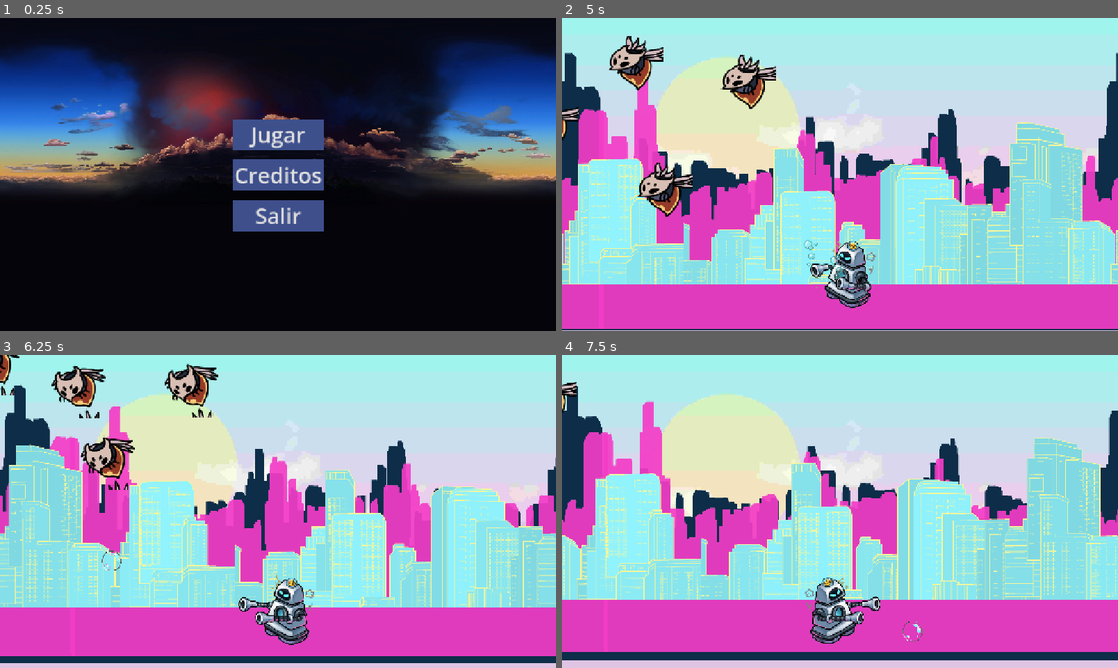
Above: before the commit, frames 1-4 (two rows, left to right).
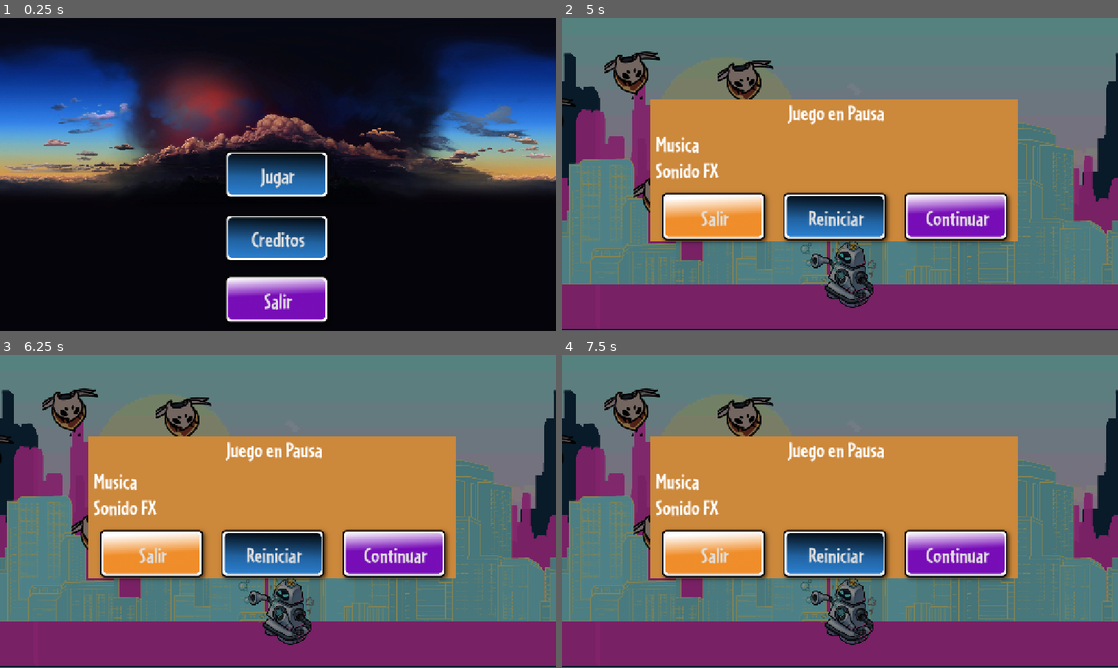
Above: after the commit, the same moments.

Repository: asdrome/bubbletron
Game: Godot game, scene res://Escenas/main.tscn
Two runs of this game, one before a commit and one after it. Both use one fixed random seed, a clock stepped at 60 frames per second and the inputs below.
Inputs (mouse positions are in pixels of both pictures, inside the frame that each line leads up to):
- Up to frame 1 (0.25 s): no input
- Up to frame 2 (5 s): click "Jugar" at 0.5 s; move the mouse to (962, 158) at 1.27 s; press the mouse at (962, 158) at 1.28 s; hold D (right) 1.28-2.03 s; move the mouse to (728, 190) at 2.02 s; release the mouse at (728, 190) at 2.03 s; hold S (down) 2.03-2.78 s; tap Shift (spin) at 2.1, 3.6 s; move the mouse to (895, 105) at 2.77 s; press the mouse at (895, 105) at 2.78 s; hold D (right) 2.78-3.53 s; move the mouse to (812, 237) at 3.52 s; release the mouse at (812, 237) at 3.53 s; hold W (up) 3.53-4.28 s; move the mouse to (1006, 221) at 4.27 s; press the mouse at (1006, 221) at 4.28 s; hold A (left) from 4.28 s (still down); tap Escape (ui_cancel) at 4.9 s
- Up to frame 3 (6.25 s): move the mouse to (111, 464) at 5.02 s; release the mouse at (111, 464) at 5.03 s; tap Shift (spin) at 5.1 s; move the mouse to (305, 511) at 5.77 s; release A (left) at 5.78 s; press the mouse at (305, 511) at 5.78 s; hold S (down) from 5.78 s (still down)
- Up to frame 4 (7.5 s): move the mouse to (756, 433) at 6.52 s; release S (down) at 6.53 s; release the mouse at (756, 433) at 6.53 s; hold D (right) 6.53-7.28 s; tap Shift (spin) at 6.6 s; move the mouse to (962, 495) at 7.27 s; press the mouse at (962, 495) at 7.28 s; hold W (up) from 7.28 s (still down)

The runs differ from the first frame. In frame 1, 10% of the frame differs, in the area x 40-59%, y 32-98%; in frame 2, 99%; in frame 3, 100%; in frame 4, 100%, in the area x 0-100%, y 0-100%.

Commit message:
Menú y Pausa
-Se modificó el menú, cambiando botones y la tipografía.
-Se añadió la escena de pausa
-Se añadieron los botones para control

Diff:
--- a/Escenas/IU/menu.tscn
+++ b/Escenas/IU/menu.tscn
@@ -1,10 +1,10 @@
-[gd_scene load_steps=6 format=3 uid="uid://dm0ye7cy0rr66"]
+[gd_scene load_steps=8 format=3 uid="uid://dm0ye7cy0rr66"]
 
 [ext_resource type="Script" uid="uid://bujtnfyqbii7t" path="res://Escenas/IU/menu.gd" id="1_v3o73"]
 [ext_resource type="Texture2D" uid="uid://drmn2mgtj5cgm" path="res://Assets/IU/Fondo.jpeg" id="1_yptop"]
-
-[sub_resource type="StyleBoxFlat" id="StyleBoxFlat_p25xy"]
-bg_color = Color(0.244351, 0.311643, 0.550009, 1)
+[ext_resource type="FontFile" uid="uid://q64qy8xt5s54" path="res://Assets/IU/Cafeteria-Bold.otf" id="3_un3wq"]
+[ext_resource type="Texture2D" uid="uid://dgesoumyld68n" path="res://Assets/IU/Boton2.png" id="4_q7f15"]
+[ext_resource type="Texture2D" uid="uid://c6va407ft45m2" path="res://Assets/IU/Boton3.png" id="5_e28rs"]
 
 [sub_resource type="StyleBoxFlat" id="StyleBoxFlat_17m5t"]
 bg_color = Color(0.243137, 0.309804, 0.54902, 1)
@@ -42,36 +42,50 @@
 
 [node name="VBoxContainer" type="VBoxContainer" parent="."]
 layout_mode = 1
-anchors_preset = 8
+anchors_preset = 7
 anchor_left = 0.5
-anchor_top = 0.5
+anchor_top = 1.0
 anchor_right = 0.5
-anchor_bottom = 0.5
-offset_left = -104.0
-offset_top = -66.0
-offset_right = 104.0
-offset_bottom = 66.0
+anchor_bottom = 1.0
+offset_left = -137.5
+offset_top = -430.0
+offset_right = 137.5
 grow_horizontal = 2
-grow_vertical = 2
-theme_override_constants/separation = 22
+grow_vertical = 0
 
 [node name="Jugar" type="Button" parent="VBoxContainer"]
 layout_mode = 2
+theme_override_fonts/font = ExtResource("3_un3wq")
 theme_override_font_sizes/font_size = 50
-theme_override_styles/normal = SubResource("StyleBoxFlat_p25xy")
 text = "Jugar"
+icon = ExtResource("4_q7f15")
+flat = true
+autowrap_mode = 2
+icon_alignment = 1
 
 [node name="Creditos" type="Button" parent="VBoxContainer"]
 layout_mode = 2
+theme_override_fonts/font = ExtResource("3_un3wq")
 theme_override_font_sizes/font_size = 50
 theme_override_styles/normal = SubResource("StyleBoxFlat_17m5t")
 text = "Creditos"
+icon = ExtResource("4_q7f15")
+flat = true
+autowrap_mode = 2
+clip_text = true
+icon_alignment = 1
 
 [node name="Salir" type="Button" parent="VBoxContainer"]
 layout_mode = 2
+theme_override_fonts/font = ExtResource("3_un3wq")
 theme_override_font_sizes/font_size = 50
 theme_override_styles/normal = SubResource("StyleBoxFlat_cp3rd")
 text = "Salir"
+icon = ExtResource("5_e28rs")
+flat = true
+autowrap_mode = 2
+clip_text = true
+icon_alignment = 1
 
 [connection signal="pressed" from="VBoxContainer/Jugar" to="." method="_on_jugar_pressed"]
 [connection signal="pressed" from="VBoxContainer/Creditos" to="." method="_on_creditos_pressed"]
--- /dev/null
+++ b/Escenas/IU/pausa.tscn
@@ -0,0 +1,126 @@
+[gd_scene load_steps=7 format=3 uid="uid://dfkdr2v5o17ij"]
+
+[ext_resource type="Script" uid="uid://d3huh7wikfiju" path="res://pausa.gd" id="1_bq1m0"]
+[ext_resource type="Texture2D" uid="uid://c36x65u3y37i" path="res://Assets/IU/Boton1.png" id="2_3imym"]
+[ext_resource type="FontFile" uid="uid://q64qy8xt5s54" path="res://Assets/IU/Cafeteria-Bold.otf" id="2_tlc23"]
+[ext_resource type="Texture2D" uid="uid://dgesoumyld68n" path="res://Assets/IU/Boton2.png" id="4_aj718"]
+[ext_resource type="Texture2D" uid="uid://c6va407ft45m2" path="res://Assets/IU/Boton3.png" id="5_0htx6"]
+
+[sub_resource type="StyleBoxFlat" id="StyleBoxFlat_bq1m0"]
+bg_color = Color(0.799865, 0.535119, 0.232778, 1)
+
+[node name="Pausa" type="CanvasLayer"]
+script = ExtResource("1_bq1m0")
+
+[node name="ColorRect" type="ColorRect" parent="."]
+anchors_preset = 15
+anchor_right = 1.0
+anchor_bottom = 1.0
+grow_horizontal = 2
+grow_vertical = 2
+color = Color(0.0214346, 0.0214346, 0.0214346, 0.478431)
+
+[node name="Panel" type="Panel" parent="."]
+offset_left = 201.0
+offset_top = 187.0
+offset_right = 1050.0
+offset_bottom = 514.0
+theme_override_styles/panel = SubResource("StyleBoxFlat_bq1m0")
+
+[node name="Label" type="Label" parent="Panel"]
+offset_left = 14.0
+offset_top = 2.0
+offset_right = 847.0
+offset_bottom = 58.0
+theme_override_fonts/font = ExtResource("2_tlc23")
+theme_override_font_sizes/font_size = 50
+text = "Juego en Pausa"
+horizontal_alignment = 1
+
+[node name="VBoxContainer" type="VBoxContainer" parent="Panel"]
+layout_mode = 1
+anchors_preset = 8
+anchor_left = 0.5
+anchor_top = 0.5
+anchor_right = 0.5
+anchor_bottom = 0.5
+offset_left = -410.5
+offset_top = -131.5
+offset_right = 422.5
+offset_bottom = 182.5
+grow_horizontal = 2
+grow_vertical = 2
+
+[node name="Espacio" type="VBoxContainer" parent="Panel/VBoxContainer"]
+custom_minimum_size = Vector2(0, 40)
+layout_mode = 2
+
+[node name="HBoxMusica" type="HBoxContainer" parent="Panel/VBoxContainer"]
+layout_mode = 2
+
+[node name="Musica" type="Label" parent="Panel/VBoxContainer/HBoxMusica"]
+layout_mode = 2
+theme_override_fonts/font = ExtResource("2_tlc23")
+theme_override_font_sizes/font_size = 50
+text = "Musica"
+
+[node name="BarraVolumen" type="TextureProgressBar" parent="Panel/VBoxContainer/HBoxMusica"]
+layout_mode = 2
+
+[node name="HBoxSFX" type="HBoxContainer" parent="Panel/VBoxContainer"]
+layout_mode = 2
+
+[node name="Sonido FX" type="Label" parent="Panel/VBoxContainer/HBoxSFX"]
+layout_mode = 2
+theme_override_fonts/font = ExtResource("2_tlc23")
+theme_override_font_sizes/font_size = 50
+text = "Sonido FX"
+
+[node name="BarraVolumenSFX" type="TextureProgressBar" parent="Panel/VBoxContainer/HBoxSFX"]
+layout_mode = 2
+
+[node name="Espacio2" type="VBoxContainer" parent="Panel/VBoxContainer"]
+layout_mode = 2
+
+[node name="HBoxBotones" type="HBoxContainer" parent="Panel/VBoxContainer"]
+layout_mode = 2
+alignment = 1
+
+[node name="Salir" type="Button" parent="Panel/VBoxContainer/HBoxBotones"]
+layout_mode = 2
+theme_override_fonts/font = ExtResource("2_tlc23")
+theme_override_font_sizes/font_size = 50
+text = "Salir"
+icon = ExtResource("2_3imym")
+flat = true
+autowrap_mode = 2
+clip_text = true
+icon_alignment = 1
+
+[node name="Reiniciar" type="Button" parent="Panel/VBoxContainer/HBoxBotones"]
+layout_mode = 2
+theme_override_fonts/font = ExtResource("2_tlc23")
+theme_override_font_sizes/font_size = 50
+text = "Reiniciar"
+icon = ExtResource("4_aj718")
+flat = true
+autowrap_mode = 2
+clip_text = true
+icon_alignment = 1
+
+[node name="Continuar" type="Button" parent="Panel/VBoxContainer/HBoxBotones"]
+layout_mode = 2
+theme_override_fonts/font = ExtResource("2_tlc23")
+theme_override_font_sizes/font_size = 50
+text = "Continuar"
+icon = ExtResource("5_0htx6")
+flat = true
+autowrap_mode = 2
+clip_text = true
+icon_alignment = 1
+
+[node name="ColorRect2" type="ColorRect" parent="Panel/VBoxContainer"]
+visible = false
+layout_mode = 2
+size_flags_vertical = 3
+color = Color(0.535346, 0.907933, 0.689082, 0.478431)
--- a/Escenas/main.gd
+++ b/Escenas/main.gd
@@ -3,9 +3,11 @@
 var starting_scene = preload("res://Escenas/Escenarios/Dia.tscn")
 
 @onready var current_scene = $Menu
+@onready var pausa = preload("res://Escenas/IU/pausa.tscn").instantiate()
 
 func _ready() -> void:
-	pass
+	add_child(pausa)
+	pausa.visible = false  # Oculta la pausa inicialmente
 
 
 func _on_menu_quit() -> void:
@@ -27,3 +29,11 @@
 	current_scene.queue_free()
 	current_scene = $Menu
 	$Menu.visible = true
+
+func _input(event):
+	# Detecta si el jugador presiona ESC para pausar o reanudar
+	if event.is_action_pressed("ui_cancel"):  # 'ui_cancel' es el predeterminado para ESC
+		if not get_tree().paused:
+			pausa.pausar_juego()
+		else:
+			pausa.reanudar_juego()
--- /dev/null
+++ b/pausa.gd
@@ -0,0 +1,52 @@
+extends CanvasLayer
+
+# Variables para controlar el audio
+@export var musica: AudioStreamPlayer
+@export var efectos: AudioStreamPlayer
+
+# Referencias a las barras de progreso
+#onready var barra_musica = $Panel/VBoxContainer/HBoxContainer/TextureProgress
+#onready var barra_efectos = $Panel/VBoxContainer/HBoxContainer2/TextureProgress
+
+#func _ready():
+	# Inicializar las barras con el volumen actual
+#	barra_musica.value = musica.volume_db
+#	barra_efectos.value = efectos.volume_db
+
+# Conecta los botones de la interfaz
+@onready var boton_guardar = $Panel/VBoxContainer/HBoxBotones/Salir
+@onready var boton_reintentar = $Panel/VBoxContainer/HBoxBotones/Reiniciar
+@onready var boton_reanudar = $Panel/VBoxContainer/HBoxBotones/Continuar
+
+
+# Función para pausar el juego
+func pausar_juego():
+	get_tree().paused = true
+	visible = true  # Muestra la escena de pausa
+
+# Función para reanudar el juego
+func reanudar_juego():
+	get_tree().paused = false
+	visible = false  # Oculta la escena de pausa
+
+# Función para ajustar el volumen de la música
+func ajustar_musica(value):
+	musica.volume_db = value
+
+# Función para ajustar el volumen de los efectos
+func ajustar_efectos(value):
+	efectos.volume_db = value
+
+# Conecta las señales de los botones
+func _on_SaveAndExit_pressed():
+	print("Guardar y salir del juego")
+	# Implementa lógica para guardar el progreso y cerrar la aplicación
+	get_tree().quit()
+
+
+func _on_Retry_pressed():
+	print("Reiniciar el nivel")
+	get_tree().reload_current_scene()
+
+func _on_Resume_pressed():
+	reanudar_juego()
--- a/project.godot
+++ b/project.godot
@@ -11,7 +11,7 @@
 [application]
 
 config/name="Bubblebot"
-run/main_scene="uid://df0xn1f7dno1f"
+run/main_scene="uid://c18d6ysrfgnjv"
 config/features=PackedStringArray("4.4", "GL Compatibility")
 config/icon="res://icon.svg"
 
@@ -27,35 +27,41 @@
 "deadzone": 0.2,
 "events": [Object(InputEventKey,"resource_local_to_scene":false,"resource_name":"","device":-1,"window_id":0,"alt_press …(191 unchanged characters)…
 , Object(InputEventKey,"resource_local_to_scene":false,"resource_name":"","device":-1,"window_id":0,"alt_pressed":false …(186 unchanged characters)…
+, Object(InputEventJoypadMotion,"resource_local_to_scene":false,"resource_name":"","device":-1,"axis":0,"axis_value":-1.0,"script":null)
 ]
 }
 right={
 "deadzone": 0.2,
 "events": [Object(InputEventKey,"resource_local_to_scene":false,"resource_name":"","device":-1,"window_id":0,"alt_press …(192 unchanged characters)…
 , Object(InputEventKey,"resource_local_to_scene":false,"resource_name":"","device":-1,"window_id":0,"alt_pressed":false …(186 unchanged characters)…
+, Object(InputEventJoypadMotion,"resource_local_to_scene":false,"resource_name":"","device":-1,"axis":0,"axis_value":1.0,"script":null)
 ]
 }
 up={
 "deadzone": 0.2,
 "events": [Object(InputEventKey,"resource_local_to_scene":false,"resource_name":"","device":-1,"window_id":0,"alt_press …(192 unchanged characters)…
 , Object(InputEventKey,"resource_local_to_scene":false,"resource_name":"","device":-1,"window_id":0,"alt_pressed":false …(186 unchanged characters)…
+, Object(InputEventJoypadMotion,"resource_local_to_scene":false,"resource_name":"","device":-1,"axis":1,"axis_value":-1.0,"script":null)
 ]
 }
 down={
 "deadzone": 0.2,
 "events": [Object(InputEventKey,"resource_local_to_scene":false,"resource_name":"","device":-1,"window_id":0,"alt_press …(192 unchanged characters)…
 , Object(InputEventKey,"resource_local_to_scene":false,"resource_name":"","device":-1,"window_id":0,"alt_pressed":false …(186 unchanged characters)…
+, Object(InputEventJoypadMotion,"resource_local_to_scene":false,"resource_name":"","device":-1,"axis":1,"axis_value":1.0,"script":null)
 ]
 }
 spin={
 "deadzone": 0.2,
 "events": [Object(InputEventKey,"resource_local_to_scene":false,"resource_name":"","device":-1,"window_id":0,"alt_press …(195 unchanged characters)…
+, Object(InputEventJoypadButton,"resource_local_to_scene":false,"resource_name":"","device":-1,"button_index":0,"pressure":0.0,"pressed":true,"script":null)
 ]
 }
 shoot={
 "deadzone": 0.2,
 "events": [Object(InputEventMouseButton,"resource_local_to_scene":false,"resource_name":"","device":-1,"window_id":0,"a …(253 unchanged characters)…
 , Object(InputEventKey,"resource_local_to_scene":false,"resource_name":"","device":-1,"window_id":0,"alt_pressed":false …(182 unchanged characters)…
+, Object(InputEventJoypadMotion,"resource_local_to_scene":false,"resource_name":"","device":-1,"axis":5,"axis_value":1.0,"script":null)
 ]
 }
 debug_self_hit={
@@ -66,6 +72,12 @@
 debug_self_kill={
 "deadzone": 0.2,
 "events": [Object(InputEventKey,"resource_local_to_scene":false,"resource_name":"","device":-1,"window_id":0,"alt_press …(192 unchanged characters)…
+]
+}
+pausa={
+"deadzone": 0.2,
+"events": [Object(InputEventKey,"resource_local_to_scene":false,"resource_name":"","device":-1,"window_id":0,"alt_pressed":false,"shift_pressed":false,"ctrl_pressed":false,"meta_pressed":false,"pressed":false,"keycode":0,"physical_keycode":4194305,"key_label":0,"unicode":0,"location":0,"echo":false,"script":null)
+, Object(InputEventJoypadButton,"resource_local_to_scene":false,"resource_name":"","device":-1,"button_index":6,"pressure":0.0,"pressed":true,"script":null)
 ]
 }
 
Binary file added: Assets/IU/Boton1.png
Not shown, added: Assets/IU/Boton1.png.import
Binary file added: Assets/IU/Boton2.png
Not shown, added: Assets/IU/Boton2.png.import
Binary file added: Assets/IU/Boton3.png
Not shown, added: Assets/IU/Boton3.png.import
Binary file added: Assets/IU/Boton4.png
Not shown, added: Assets/IU/Boton4.png.import
Binary file added: Assets/IU/Cafeteria-Bold.otf
Not shown, added: Assets/IU/Cafeteria-Bold.otf.import
Binary file added: Assets/IU/button_rectangle_depth_flat.png
Not shown, added: Assets/IU/button_rectangle_depth_flat.png.import
(and 4 more such lines)
